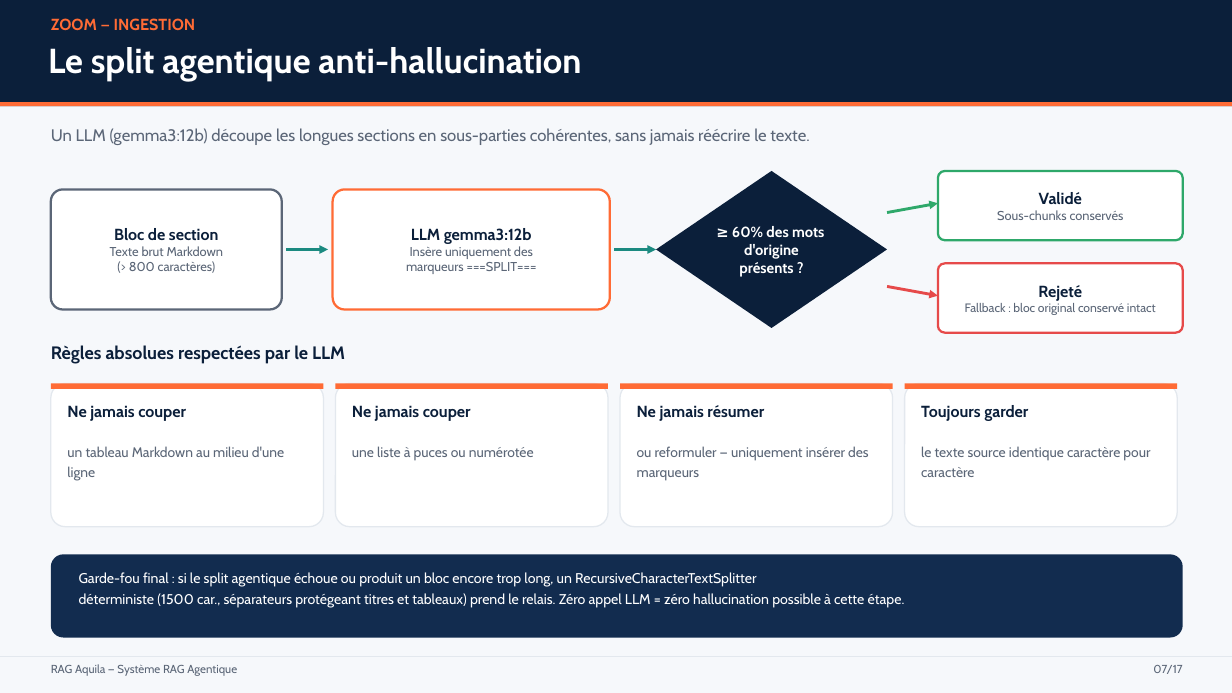
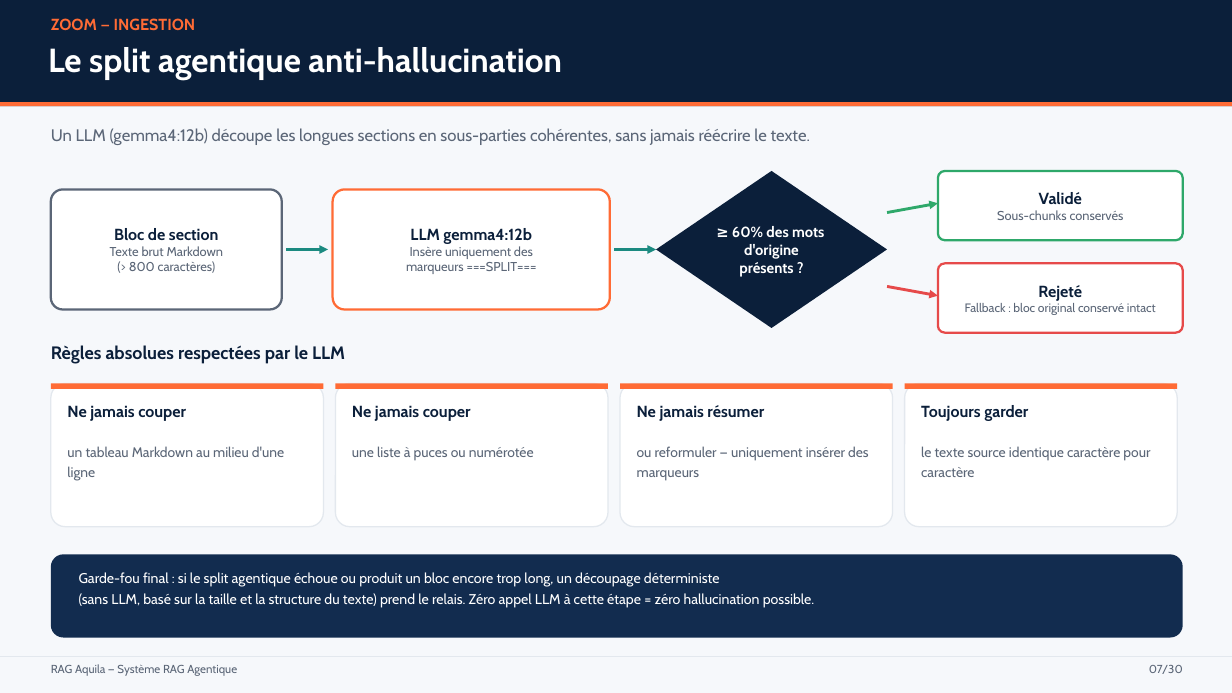
Before and after one commit to paulhenriduranton-collab/RAG_Aquila, a slide deck: slide 7 of Presentation_RAG_Aquila.pptx. Drawn at 1232x693 pixels with LibreOffice and Linux fonts; fonts in the diff are those of the drawing. Boxes give left, top, right and bottom in pixels: in the first picture for what was removed or moved away, otherwise in the second. Text is boxed around its words. In the diff, an @@ line names an element or a change of style, - is before the commit and + after.

```diff
--- a/Presentation_RAG_Aquila.pptx
+++ b/Presentation_RAG_Aquila.pptx
@@ text "Le split agentique anti-hallucination" at (48, 47, 561, 80): size 27 to 26 pt @@
@@ text at (51, 128, 810, 145): text changed @@
-Un LLM (gemma3:12b) découpe les longues sections en sous-parties cohérentes, sans jamais réécrire le texte.
+Un LLM (gemma4:12b) découpe les longues sections en sous-parties cohérentes, sans jamais réécrire le texte.
@@ text in rounded rectangle at (410, 228, 531, 244): text changed @@
-LLM gemma3:12b
+LLM gemma4:12b
@@ text at (79, 572, 815, 608): text changed @@
-Garde-fou final : si le split agentique échoue ou produit un bloc encore trop long, un RecursiveCharacterTextSplitter
-déterministe (1500 car., séparateurs protégeant titres et tableaux) prend le relais. Zéro appel LLM = zéro hallucination possible à cette étape.
+Garde-fou final : si le split agentique échoue ou produit un bloc encore trop long, un découpage déterministe
+(sans LLM, basé sur la taille et la structure du texte) prend le relais. Zéro appel LLM à cette étape = zéro hallucination possible.
@@ text at (1149, 665, 1183, 674): text changed @@
-07/17
+07/30
```
Also in this commit, not shown: 13 other slides changed, 16 slides added, 3 slides removed, 1 other file.
